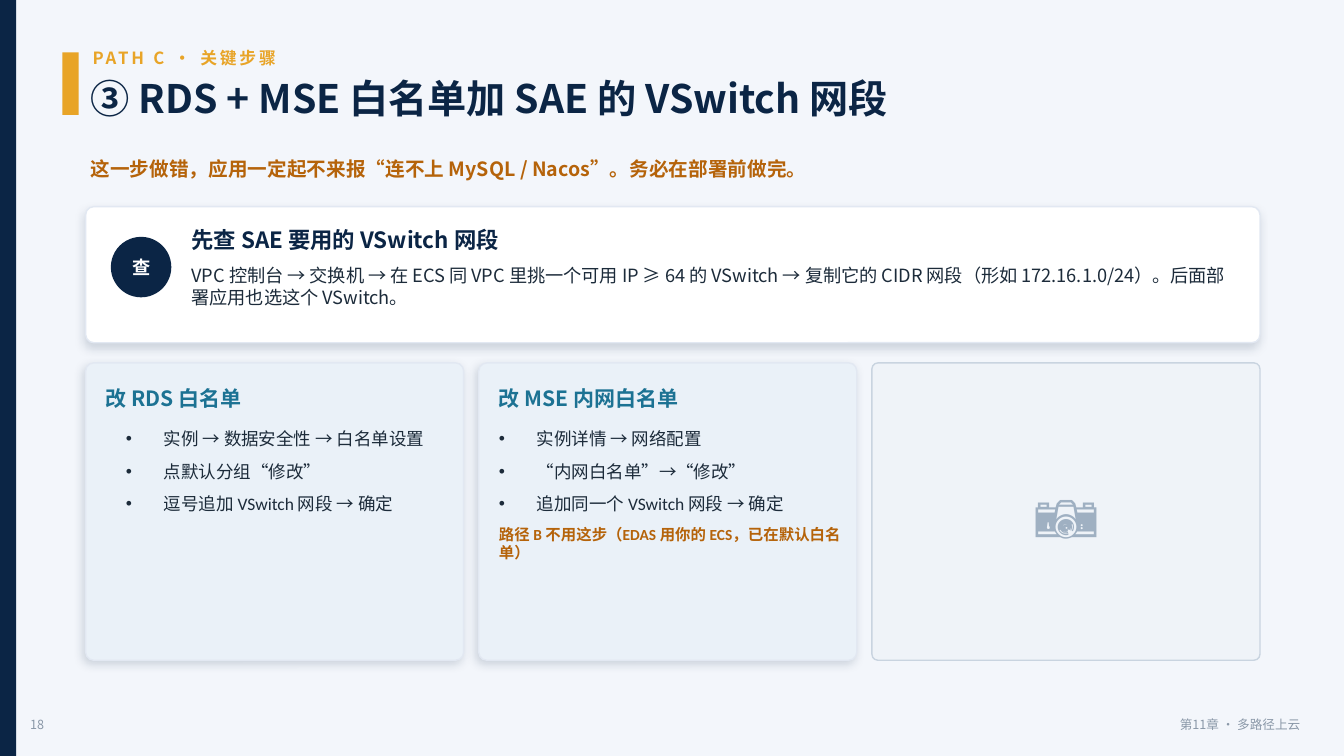
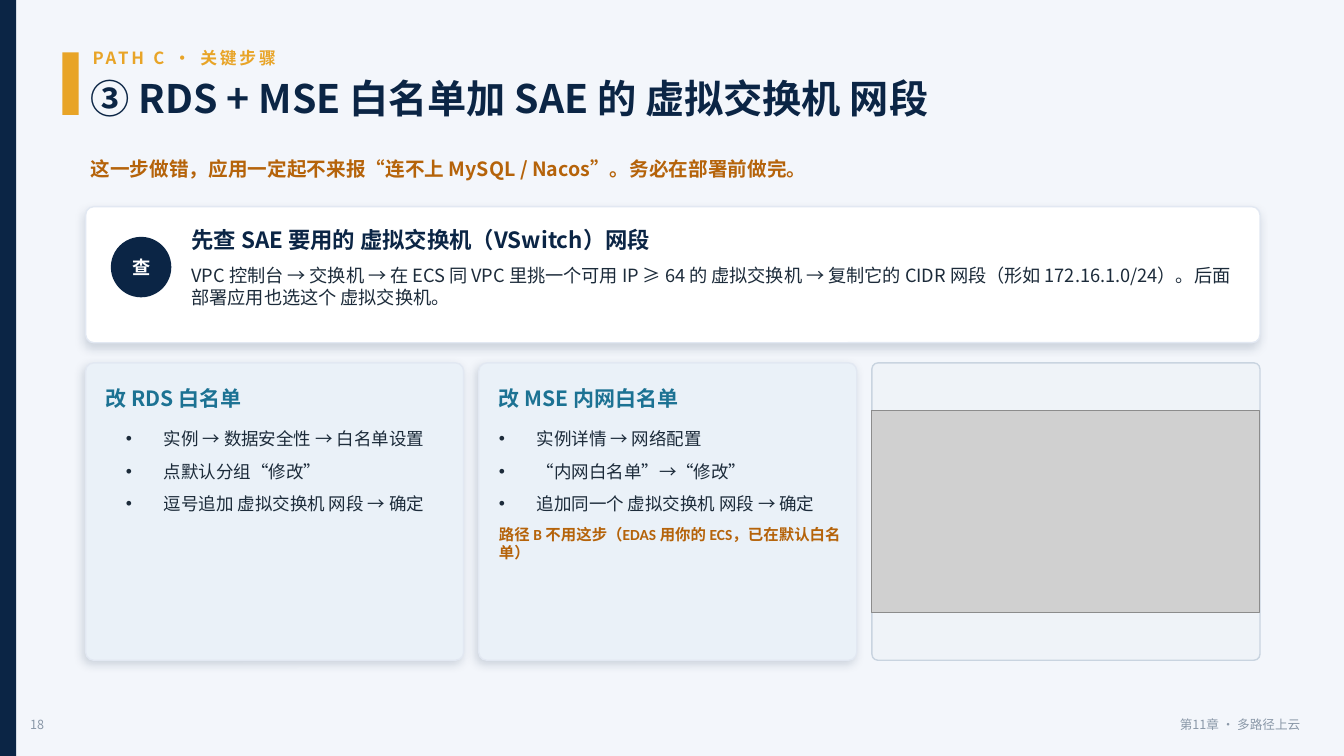
Before and after one commit to coffeeliuwei/cloudnativeapp, a slide deck: slide 19 of deck/第11章-上云部署-课件.pptx. Drawn at 1344x756 pixels with LibreOffice and Linux fonts; fonts in the diff are those of the drawing; grey boxes stand for pictures. Boxes give left, top, right and bottom in pixels: in the first picture for what was removed or moved away, otherwise in the second. Text is boxed around its words. In the diff, an @@ line names an element or a change of style, - is before the commit and + after.

```diff
--- a/deck/第11章-上云部署-课件.pptx
+++ b/deck/第11章-上云部署-课件.pptx
@@ text at (x1=91, y1=79, x2=928, y2=117): text changed @@
-③ RDS + MSE 白名单加 SAE 的 VSwitch 网段
+③ RDS + MSE 白名单加 SAE 的 虚拟交换机 网段
@@ text at (x1=191, y1=229, x2=650, y2=250): text changed @@
-先查 SAE 要用的 VSwitch 网段
+先查 SAE 要用的 虚拟交换机（VSwitch）网段
@@ text at (x1=191, y1=266, x2=1231, y2=306): text changed @@
-VPC 控制台 → 交换机 → 在 ECS 同 VPC 里挑一个可用 IP ≥ 64 的 VSwitch → 复制它的 CIDR 网段（形如 172.16.1.0/24）。后面部署应用也选这个 VSwitch。
+VPC 控制台 → 交换机 → 在 ECS 同 VPC 里挑一个可用 IP ≥ 64 的 虚拟交换机 → 复制它的 CIDR 网段（形如 172.16.1.0/24）。后面部署应用也选这个 虚拟交换机。
@@ text removed at (x1=872, y1=363, x2=1260, y2=660) @@
-📷
@@ picture added at (x1=872, y1=411, x2=1260, y2=613) @@
@@ text at (x1=164, y1=495, x2=424, y2=512): text changed @@
-• 逗号追加 VSwitch 网段 → 确定
+• 逗号追加 虚拟交换机 网段 → 确定
@@ text at (x1=537, y1=495, x2=814, y2=512): text changed @@
-• 追加同一个 VSwitch 网段 → 确定
+• 追加同一个 虚拟交换机 网段 → 确定
```
Also in this commit, not shown: 16 other slides changed, 3 other files.
